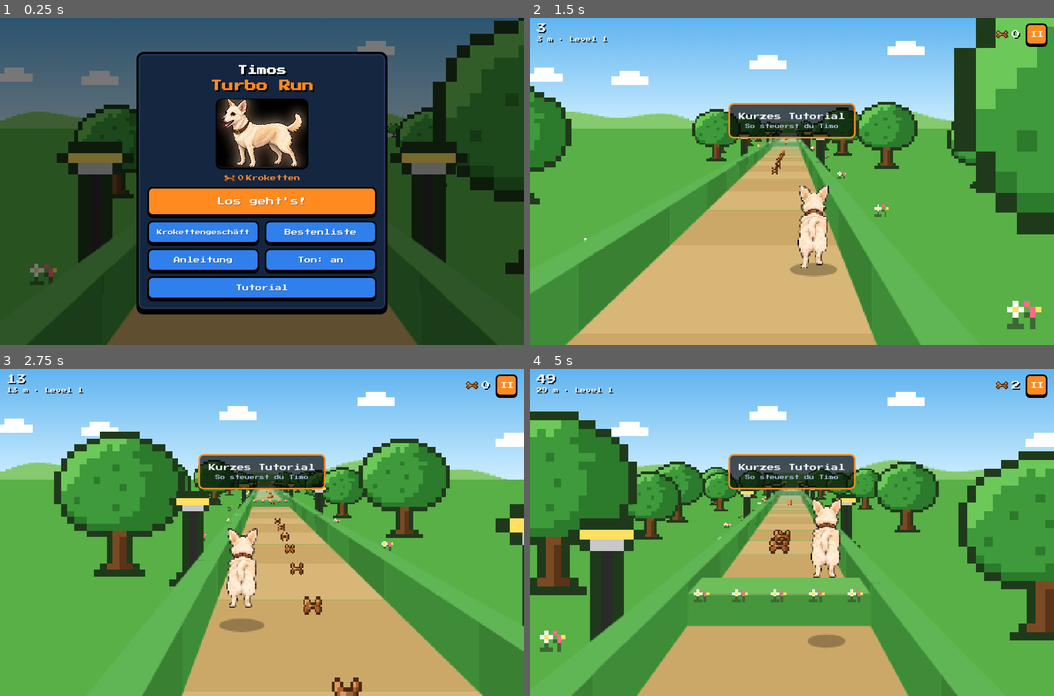
Above: before the commit, frames 1-4 (two rows, left to right).
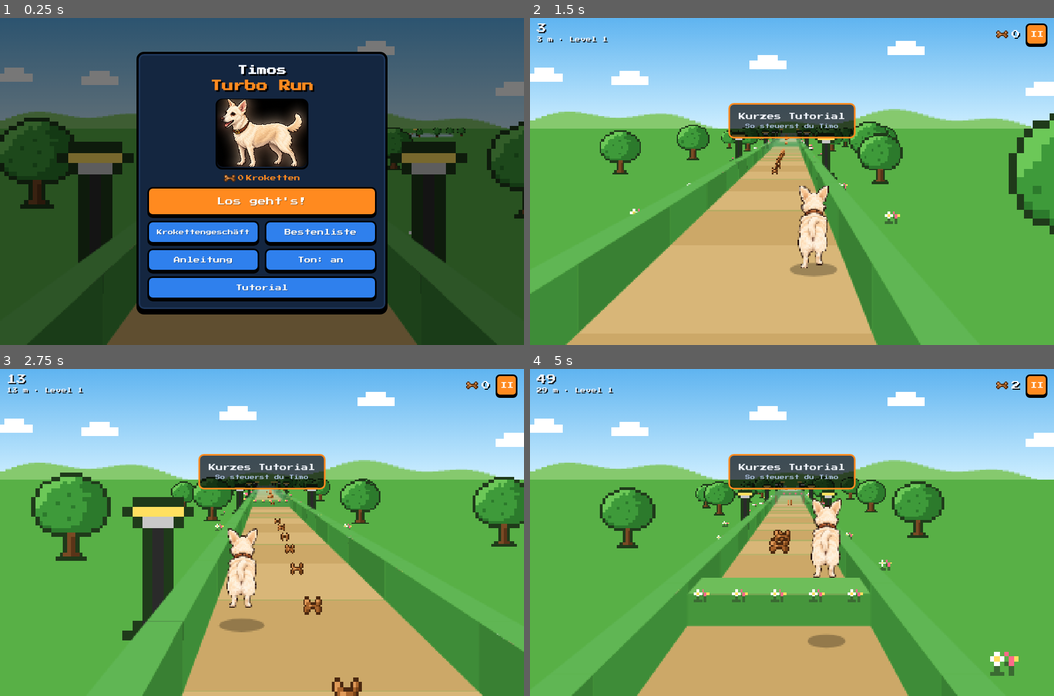
Above: after the commit, the same moments.

Repository: konstiks/timos-turbo-run
Game: browser game, page index.html
The game is run twice, just before and just after one commit, with the same random seed, the same clock (stepped at 60 frames per second) and the same inputs.
Inputs (mouse positions are in pixels of both pictures, inside the frame that each line leads up to):
- Up to frame 1 (0.25 s): no input
- Up to frame 2 (1.5 s): click (792, 181) at 0.27 s; hold D from 1.03 s (still down); tap Space at 1.1 s
- Up to frame 3 (2.75 s): release D at 1.53 s; hold S 1.58-1.85 s; tap Space at 1.6, 2.1, 2.6 s; hold A 1.9-2.47 s; hold W from 2.52 s (still down)
- Up to frame 4 (5 s): release W at 2.82 s; hold D 2.87-3.53 s; tap Space every 0.5 s from 3.1 to 4.6 s; hold W 3.58-3.82 s; hold A 3.87-4.3 s; hold S 4.35-4.68 s; hold D from 4.73 s (still down)

The runs differ from the first frame. In frame 1, 9.0% of the frame differs, in the area x 0-100%, y 0-82%; in frame 2, 16%; in frame 3, 18%; in frame 4, 23%, in the area x 0-100%, y 13-94%.

Commit message:
Echtes Bellen, Bäume als Hindernisse, Erdlöcher, mehr Vitrinen, Applaus nach jeder Runde
Co-Authored-By: Claude Opus 5.5 <noreply@anthropic.com>
Claude-Session: https://claude.ai/code/session_01FwyAvonJojh9EGHS2iaqSe

Diff:
--- a/game.js
+++ b/game.js
@@ -78,6 +78,7 @@
 function audioUnlock() {
   if (!actx) { try { actx = new (window.AudioContext || window.webkitAudioContext)(); } catch (e) {} }
   if (actx && actx.state === 'suspended') actx.resume();
+  if (actx) loadBark();
 }
 function beep(freq, dur, type, vol, slide) {
   if (save.mute || !actx) return;
@@ -131,8 +132,38 @@
   const gn = actx.createGain(); gn.gain.value = 0.35;
   src.connect(nf); nf.connect(gn); gn.connect(out); src.start(t);
 }
+// Timos echtes Bellen (Aufnahme vom Besitzer), sonst Ersatz-Beller
+let barkBuf = null, barkLoading = false;
+function loadBark() {
+  if (barkBuf || barkLoading || !actx) return;
+  barkLoading = true;
+  fetch('assets/bellen.mp3?v=5').then(r => r.arrayBuffer())
+    .then(ab => new Promise((res, rej) => actx.decodeAudioData(ab, res, rej)))
+    .then(b => { barkBuf = b; }).catch(() => { barkLoading = false; });
+}
 sfx.bark = function () {
-  barkOnce(1); setTimeout(() => barkOnce(1.08), 230);
+  if (save.mute || !actx) return;
+  loadBark();
+  if (barkBuf) {
+    const src = actx.createBufferSource(); src.buffer = barkBuf;
+    src.playbackRate.value = rnd(0.95, 1.08);
+    const gn = actx.createGain(); gn.gain.value = 0.9;
+    src.connect(gn); gn.connect(actx.destination); src.start();
+  } else { barkOnce(1); setTimeout(() => barkOnce(1.08), 230); }
+};
+// Applaus (gefiltertes Rauschen als viele kleine Klatscher)
+sfx.applause = function () {
+  if (save.mute || !actx) return;
+  const t0 = actx.currentTime, n = Math.floor(actx.sampleRate * 0.02);
+  const buf = actx.createBuffer(1, n, actx.sampleRate), d = buf.getChannelData(0);
+  for (let i = 0; i < n; i++) d[i] = (Math.random() * 2 - 1) * Math.pow(1 - i / n, 3);
+  for (let i = 0; i < 140; i++) {
+    const t = t0 + Math.random() * 2.6, src = actx.createBufferSource(); src.buffer = buf;
+    const f = actx.createBiquadFilter(); f.type = 'bandpass'; f.frequency.value = rnd(900, 2600); f.Q.value = 0.8;
+    const gn = actx.createGain(); gn.gain.value = 0.25 * (1 - (t - t0) / 3.2);
+    src.connect(f); f.connect(gn); gn.connect(actx.destination); src.start(t);
+  }
+  [523, 659, 784, 1046, 784, 1046].forEach((fq, i) => setTimeout(() => beep(fq, 0.14, 'square', 0.05), i * 110));
 };
 
 // ---------- Musik (selbst komponierte Chiptune-Schleifen) ----------
@@ -216,7 +247,9 @@
     low: { name: 'Hecke', h: 0.62, c: [70, 150, 60], top: [110, 190, 90], kind: 'hedge' },
     high: { name: 'Rosenbogen', y0: 0.95, c: [120, 80, 40], top: [200, 90, 120], kind: 'arch' },
     block: [{ name: 'Parkbank', h: 0.7, c: [150, 96, 50], top: [180, 120, 66], kind: 'bench' },
-            { name: 'Mülleimer', h: 1.25, c: [60, 120, 70], top: [40, 80, 50], kind: 'bin', w: 0.8 }],
+            { name: 'Mülleimer', h: 1.25, c: [60, 120, 70], top: [40, 80, 50], kind: 'bin', w: 0.8 },
+            { name: 'Baum', h: 9, c: [110, 70, 36], top: [90, 56, 30], kind: 'tree', w: 0.95 },
+            { name: 'Baum', h: 9, c: [110, 70, 36], top: [90, 56, 30], kind: 'tree', w: 0.95 }],
   },
   amt: {
     low: { name: 'Aktenstapel', h: 0.6, c: [230, 220, 190], top: [250, 245, 230], kind: 'files' },
@@ -328,19 +361,22 @@
   const from = HW + 1, to = seg.L - HW - 1;
   if (T === 'park') {
     for (let s = -1; s <= 1; s += 2) {
-      for (let a = rnd(-2, 4); a < seg.L + HW + 6; a += rnd(4, 9)) {
-        seg.deco.push({ spr: 'tree', a, b: s * rnd(HW + 2, HW + 7), h: rnd(3.2, 4.6) });
+      // Bäume nur dort, wo kein Weg verläuft (nicht in Kreuzungen / Nachbarwegen)
+      const open = s < 0 ? (seg.exits === 'L' || seg.exits === 'T') : (seg.exits === 'R' || seg.exits === 'T');
+      const tEnd = open ? seg.L - HW - 2.5 : seg.L + HW + 4;
+      for (let a = HW + 2.5 + rnd(0, 3); a < tEnd; a += rnd(4, 9)) {
+        seg.deco.push({ spr: 'tree', a, b: s * rnd(HW + 2, HW + 7), h: rnd(2.3, 3.2) });
       }
       for (let a = from; a < to; a += rnd(9, 15)) seg.deco.push({ spr: 'lamp', a, b: s * (HW + 0.7), h: 2.3 });
-      for (let a = rnd(0, 3); a < seg.L; a += rnd(2, 5)) seg.deco.push({ spr: 'flower', a, b: s * rnd(HW + 0.6, HW + 2), h: 0.35 });
+      for (let a = HW + 1 + rnd(0, 3); a < seg.L - HW - 1; a += rnd(2, 5)) seg.deco.push({ spr: 'flower', a, b: s * rnd(HW + 0.6, HW + 2), h: 0.35 });
     }
   } else {
     for (let s = -1; s <= 1; s += 2) {
       // Keine Deko mehr auf dem Laufweg (Pflanzen usw. sahen wie Hindernisse aus)
       if (s > 0) for (let a = from + rnd(6, 14); a < to - 4; a += rnd(18, 30)) seg.deco.push({ hang: pick(T === 'amt' ? HANG_AMT : HANG_SOFA), a });
       // Wandschilder / Bilder
-      for (let a = from + rnd(1, 4); a < to - 1; a += (T === 'sofa' ? rnd(2.6, 3.6) : rnd(5, 8))) {
-        seg.deco.push({ poster: true, side: s, a, w: rnd(0.8 …(63 unchanged characters)… board']) : pick(['display', 'display', 'shelf', 'shelf', 'sale', 'frame']), col: pick(T === 'amt' ? [[90, 130, …(129 unchanged characters)…
+      for (let a = from + rnd(1, 4); a < to - 1; a += (T === 'sofa' ? rnd(2.4, 2.9) : rnd(5, 8))) {
+        seg.deco.push({ poster: true, side: s, a, w: rnd(0.8 …(63 unchanged characters)… board']) : pick(['display', 'display', 'display', 'display', 'shelf', 'sale']), col: pick(T === 'amt' ? [[90, 130, …(129 unchanged characters)…
       }
     }
   }
@@ -505,8 +541,17 @@
   const lvl = levelAt(r.dist);
   if (r.cur.level !== r.level && r.pa > HW) {
     r.level = r.cur.level;
-    showBanner('Level ' + (r.level + 1) + ': ' + r.cur.theme.name, r.level >= 3 ? 'Jetzt noch schneller!' : '');
-    sfx.level();
+    if (r.level > 0 && r.level % 3 === 0) {
+      const round = r.level / 3, bonus = 50 * round;
+      r.coins += bonus;
+      showBanner('RUNDE ' + round + ' GESCHAFFT!', 'Level ' + (r.level + 1) + ': ' + r.cur.theme.name + ' · +' + bonus + ' Kroketten · jetzt schneller!');
+      sfx.applause();
+      const [x, z] = segWorld(r.cur, r.pa + 3, 0);
+      for (let i = 0; i < 30; i++) r.parts.push({ x: x + rnd(-2, 2), z: z + rnd(-1, 3), y: rnd(0.5, 2.5), vx: rnd(-2, 2), vz: rnd(-1, 2), vy: rnd(2, 5), t: 2, spr: 'star', s: 0.25 });
+    } else {
+      showBanner('Level ' + (r.level + 1) + ': ' + r.cur.theme.name, '');
+      sfx.level();
+    }
     music.start(r.cur.theme.key);
   }
 
@@ -772,17 +817,32 @@
       // dunkle Tiefe + sichtbare Rückwand (nur so tief, dass sie im Loch bleibt)
       const cl2 = camLocal(seg), fd = Math.max(0.5, o.a1 - cl2.a), len = o.a1 - o.a0;
       const D = Math.min(1.6, cam.y * len / Math.max(0.3, fd - len)) * 0.95;
-      quad(seg, [[o.a0, b0, 0.002], [o.a1, b0, 0.002], [o.a1, b1, 0.002], [o.a0, b1, 0.002]], [14, 10, 8], pitQ);
-      if (cl2.a < o.a1) quad(seg, [[o.a1, b0, 0.003], [o.a1, b1, 0.003], [o.a1, b1, -D], [o.a1, b0, -D]], T.outdoor ? [110, 74, 40] : [70, 60, 56], pitQ, -0.5);
-      // Warnstreifen an der Kante
-      const n = Math.max(2, Math.round((b1 - b0) / 0.3));
+      // Erdloch: dunkle Tiefe, Erdwand mit Schichten, unregelmäßiger Erdrand
+      const seed = Math.floor(o.a0 * 13.7);
+      const jag = k => 0.12 + 0.12 * (((seed + k * 37) % 7) / 6);
+      quad(seg, [[o.a0, b0, 0.002], [o.a1, b0, 0.002], [o.a1, b1, 0.002], [o.a0, b1, 0.002]], [26, 15, 8], pitQ);
+      if (cl2.a < o.a1) {
+        quad(seg, [[o.a1, b0, 0.003], [o.a1, b1, 0.003], [o.a1, b1, -D], [o.a1, b0, -D]], [104, 66, 34], pitQ, -0.5);
+        quad(seg, [[o.a1 - 0.001, b0, -D * 0.35], [o.a1 - 0.001, b1, -D * 0.35], [o.a1 - 0.001, b1, -D * 0.55], [o.a1 - 0.001, b0, -D * 0.55]], [78, 48, 24], pitQ, -0.6);
+        quad(seg, [[o.a1 - 0.001, b0, -D * 0.75], [o.a1 - 0.001, b1, -D * 0.75], [o.a1 - 0.001, b1, -D], [o.a1 - 0.001, b0, -D]], [58, 36, 18], pitQ, -0.6);
+      }
+      const n = Math.max(3, Math.round((b1 - b0) / 0.35));
       for (let k = 0; k < n; k++) {
         const x0 = b0 + k * (b1 - b0) / n, x1 = x0 + (b1 - b0) / n;
-        quad(seg, [[o.a0 - 0.28, x0, 0.004], [o.a0, x0, 0.004], [o.a0, x1, 0.004], [o.a0 - 0.28, x1, 0.004]], k & 1 ? [30, 30, 30] : [250, 200, 30], pitQ, -1);
+        quad(seg, [[o.a0 - jag(k), x0, 0.004], [o.a0 + 0.06, x0, 0.004], [o.a0 + 0.06, x1, 0.004], [o.a0 - jag(k + 3), x1, 0.004]], k & 1 ? [120, 78, 40] : [140, 94, 52], pitQ, -1);
+        quad(seg, [[o.a1 - 0.06, x0, 0.004], [o.a1 + jag(k + 1), x0, 0.004], [o.a1 + jag(k + 5), x1, 0.004], [o.a1 - 0.06, x1, 0.004]], k & 1 ? [140, 94, 52] : [120, 78, 40], pitQ, -1);
       }
-      if (o.type === 'narrow') { // Längskante zur begehbaren Seite
-        const eb = o.side < 0 ? b0 : b1;
-        quad(seg, [[o.a0, eb - 0.06, 0.004], [o.a1, eb - 0.06, 0.004], [o.a1, eb + 0.06, 0.004], [o.a0, eb + 0.06, 0.004]], [250, 200, 30], pitQ, -1);
+      if (o.type === 'narrow') { // Erdkante zur begehbaren Seite
+        const eb = o.side < 0 ? b0 : b1, sgn = o.side < 0 ? 1 : -1;
+        for (let a = o.a0; a < o.a1; a += 0.8) {
+          const j = jag(Math.floor(a * 3));
+          quad(seg, [[a, eb - 0.05 * sgn, 0.004], [Math.min(o.a1, a + 0.8), eb - 0.05 * sgn, 0.004], [Math.min(o.a1, a + 0.8), eb + j * sgn, 0.004], [a, eb + j * sgn, 0.004]], (Math.floor(a) & 1) ? [120, 78, 40] : [140, 94, 52], pitQ, -1);
+        }
+      }
+      // Erdhaufen neben dem Loch
+      if (o.type === 'gap' && !o.noPile) {
+        box(seg, o.a0 - 0.6, o.a0 - 0.25, HW - 0.45, HW - 0.1, 0, 0.22, [124, 82, 44], [146, 98, 56], objQ);
+        box(seg, o.a1 + 0.2, o.a1 + 0.5, -HW + 0.1, -HW + 0.4, 0, 0.18, [124, 82, 44], [146, 98, 56], objQ);
       }
     }
   }
@@ -843,8 +903,8 @@
   if (T.outdoor) {
     const h = T.wall.h;
     box(seg, a, a + 0.45, -HW - 0.45, HW + 0.45, 0, h, T.wall.front, T.wall.top, objQ);
-    sprite(seg, a + 2.5, -1.2, 0, 4.2, SPR.tree, objQ);
-    sprite(seg, a + 3.5, 1.4, 0, 3.8, SPR.tree, objQ);
+    sprite(seg, a + 2.5, -1.2, 0, 3.0, SPR.tree, objQ);
+    sprite(seg, a + 3.5, 1.4, 0, 2.8, SPR.tree, objQ);
   } else {
     for (let j = 0; j < 3; j++) {
       const b0 = -HW + j * LANE, b1 = b0 + LANE;
@@ -865,7 +925,9 @@
   if (d.kind === 'sale') { col = [255, 230, 60]; y0 = 1.5; y1 = 2.3; }
   if (d.kind === 'display') { // Schaufenster mit Ausstellungs-Sofa
     const w2 = 2.2, sc = SOFA_COLS[Math.floor(d.a * 7) % SOFA_COLS.length];
-    quad(seg, [[a0, b, 0.3], [a0 + w2, b, 0.3], [a0 + w2, b, 2.3], [a0, b, 2.3]], [255, 244, 214], objQ, 0.15);
+    quad(seg, [[a0 - 0.1, b, 0.2], [a0 + w2 + 0.1, b, 0.2], [a0 + w2 + 0.1, b, 2.4], [a0 - 0.1, b, 2.4]], [60, 60, 70], objQ, 0.17);
+    quad(seg, [[a0, b, 0.3], [a0 + w2, b, 0.3], [a0 + w2, b, 2.3], [a0, b, 2.3]], [214, 236, 246], objQ, 0.15);
+    quad(seg, [[a0 + 0.1, b, 1.95], [a0 + 0.6, b, 2.25], [a0 + 0.75, b, 2.25], [a0 + 0.25, b, 1.95]], [250, 255, 255], objQ, 0.02);
     quad(seg, [[a0 + 0.3, b, 0.45], [a0 + w2 - 0.3, b, 0.45], [a0 + w2 - 0.3, b, 0.85], [a0 + 0.3, b, 0.85]], sc, objQ, 0.05);
     quad(seg, [[a0 + 0.3, b, 0.85], [a0 + w2 - 0.3, b, 0.85], [a0 + w2 - 0.3, b, 1.35], [a0 + 0.3, b, 1.35]], shade(sc, 0.8), objQ, 0.06);
     quad(seg, [[a0 + 0.15, b, 0.45], [a0 + 0.35, b, 0.45], [a0 + 0.35, b, 1.05], [a0 + 0.15, b, 1.05]], shade(sc, 0.7), objQ, 0.04);
@@ -875,7 +937,7 @@
     return;
   }
   if (d.kind === 'shelf') {
-    const w2 = Math.max(d.w, 1.3);
+    const w2 = 2.2;
     quad(seg, [[a0, b, 0.2], [a0 + w2, b, 0.2], [a0 + w2, b, 2.4], [a0, b, 2.4]], [130, 86, 50], objQ, 0.15);
     for (let row = 0; row < 3; row++) for (let k = 0; k < 3; k++) {
       const c = SOFA_COLS[(row * 3 + k + Math.floor(d.a)) % SOFA_COLS.length];
@@ -944,6 +1006,9 @@
       box(seg, o.a0, o.a1, b0, b1, 0, 1.0, d.c, d.top, objQ);
       box(seg, o.a0 + 0.1, o.a1, b0 + 0.05, b1 - 0.05, 1.0, o.h, [210, 214, 220], [120, 200, 120], objQ);
       box(seg, o.a0 - 0.01, o.a0, b0 + 0.15, b1 - 0.15, 0.55, 0.65, [60, 60, 70], null, objQ);
+    } else if (d.kind === 'tree') {
+      box(seg, o.a0 + 0.3, o.a0 + 0.55, o.b - 0.13, o.b + 0.13, 0, 0.9, d.c, d.top, objQ);
+      sprite(seg, o.a0 + 0.42, o.b, 0, 2.5, SPR.tree, objQ, { bias: -0.1 });
     } else if (d.kind === 'bin') {
       box(seg, o.a0 + 0.15, o.a1 - 0.15, b0 + 0.1, b1 - 0.1, 0, o.h, d.c, d.top, objQ);
       box(seg, o.a0 + 0.1, o.a1 - 0.1, b0 + 0.05, b1 - 0.05, o.h - 0.15, o.h, [80, 160, 90], [40, 70, 45], objQ);
@@ -1377,7 +1442,7 @@
 
 function init() {
   buildSprites();
-  const ti = new Image(); ti.onload = () => buildTimoFrames(ti); ti.src = 'assets/timo-hinten.png?v=4';
+  const ti = new Image(); ti.onload = () => buildTimoFrames(ti); ti.src = 'assets/timo-hinten.png?v=5';
   const icoURL = (() => { const c = document.createElement('canvas'); c.width = SPR.kk.width * 2; c.height = SPR.kk.height * 2; const g = c.getContext('2d'); g.imageSmoothingEnabled = false; g.drawImage(SPR.kk, 0, 0, c.width, c.height); return c.toDataURL(); })();
   const st = document.createElement('style'); st.textContent = '.kk-ico{background-image:url(' + icoURL + ')!important}'; document.head.appendChild(st);
   paintCanvases(document);
--- a/index.html
+++ b/index.html
@@ -13,7 +13,7 @@
 <link rel="apple-touch-icon" href="assets/icon.png">
 <link rel="preconnect" href="https://fonts.googleapis.com">
 <link href="https://fonts.googleapis.com/css2?family=Press+Start+2P&display=swap" rel="stylesheet">
-<link rel="stylesheet" href="style.css?v=4">
+<link rel="stylesheet" href="style.css?v=5">
 </head>
 <body>
 <div id="game">
@@ -145,7 +145,7 @@
     </div>
   </div>
 </div>
-<script src="sprites.js?v=4"></script>
-<script src="game.js?v=4"></script>
+<script src="sprites.js?v=5"></script>
+<script src="game.js?v=5"></script>
 </body>
 </html>
Not shown, added: assets/bellen.mp3
